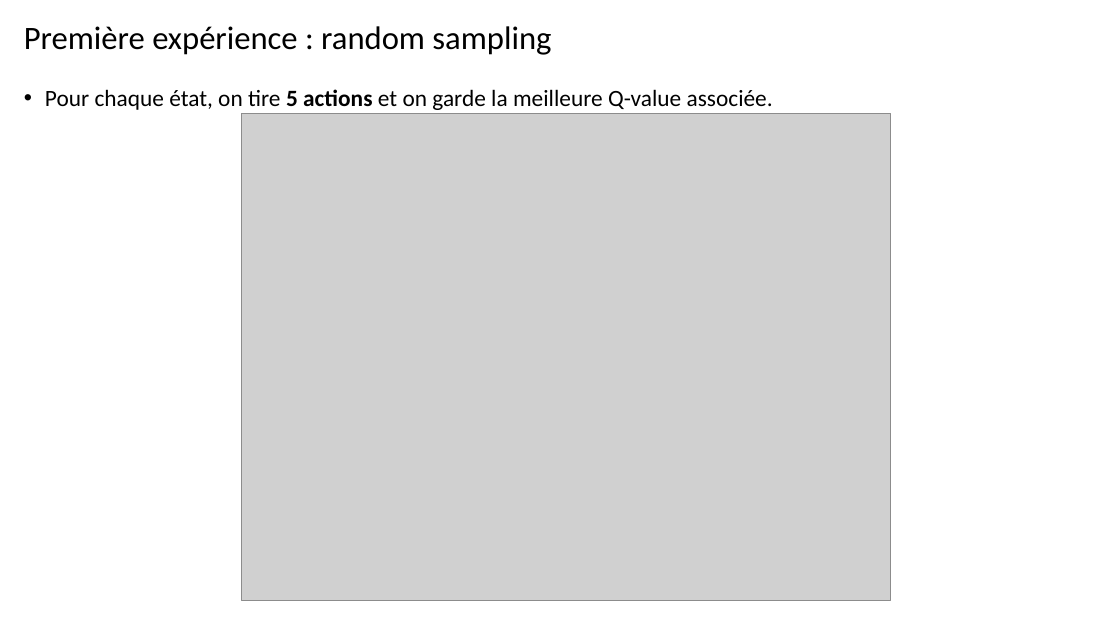
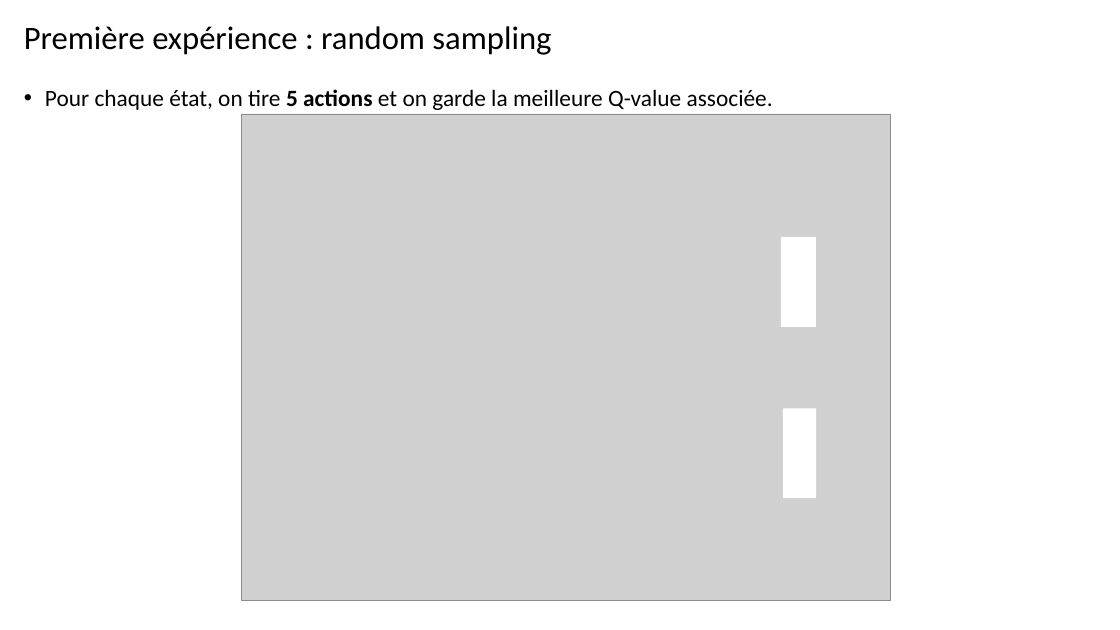
Before and after one commit to etiennedupont/Research_projects, a slide deck: slide 5 of RL/DDPG/pres_120219.pptx. Drawn at 1120x630 pixels with LibreOffice and Linux fonts; fonts in the diff are those of the drawing; grey boxes stand for pictures. Boxes give left, top, right and bottom in pixels: in the first picture for what was removed or moved away, otherwise in the second. Text is boxed around its words. In the diff, an @@ line names an element or a change of style, - is before the commit and + after.

```diff
--- a/RL/DDPG/pres_120219.pptx
+++ b/RL/DDPG/pres_120219.pptx
@@ rectangle added at bbox=[781, 237, 817, 327], fill #FFFFFF @@
@@ rectangle added at bbox=[783, 408, 817, 498], fill #FFFFFF @@
```
Also in this commit, not shown: 3 other slides changed, 2 slides added, 2 other files.
